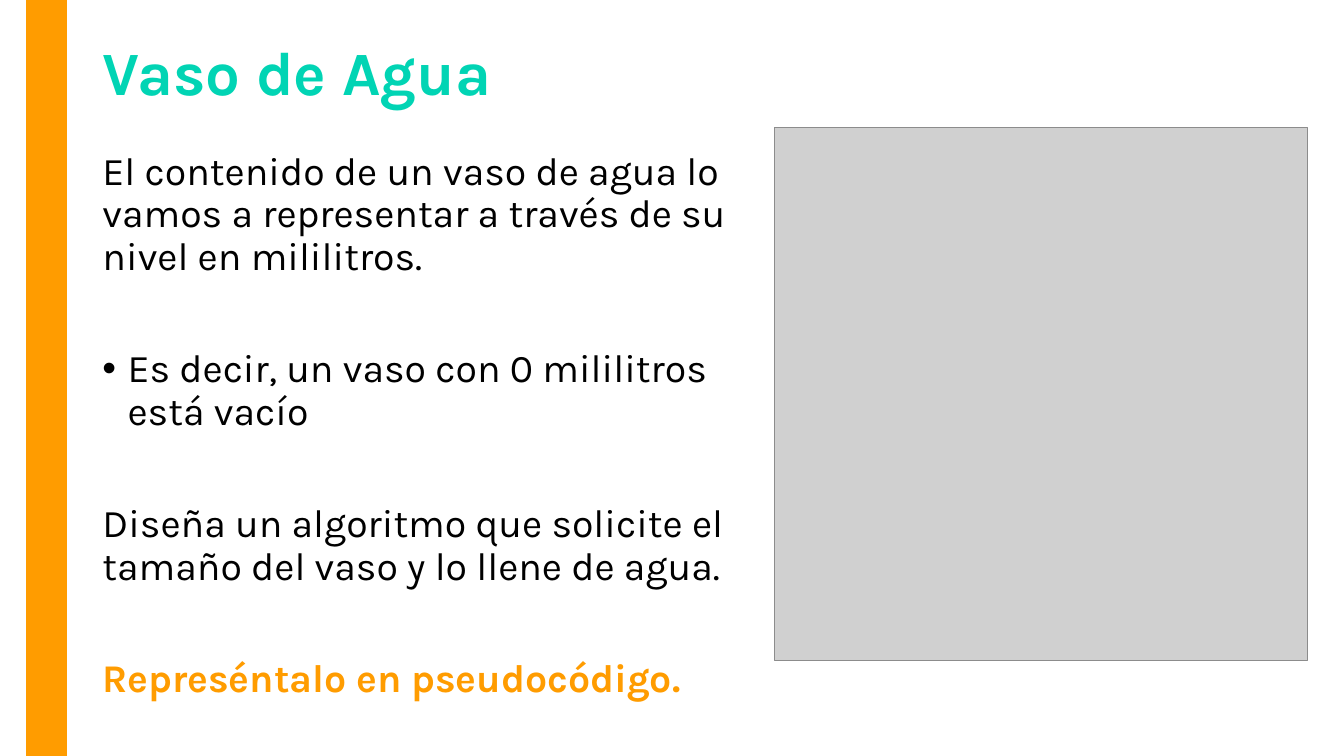
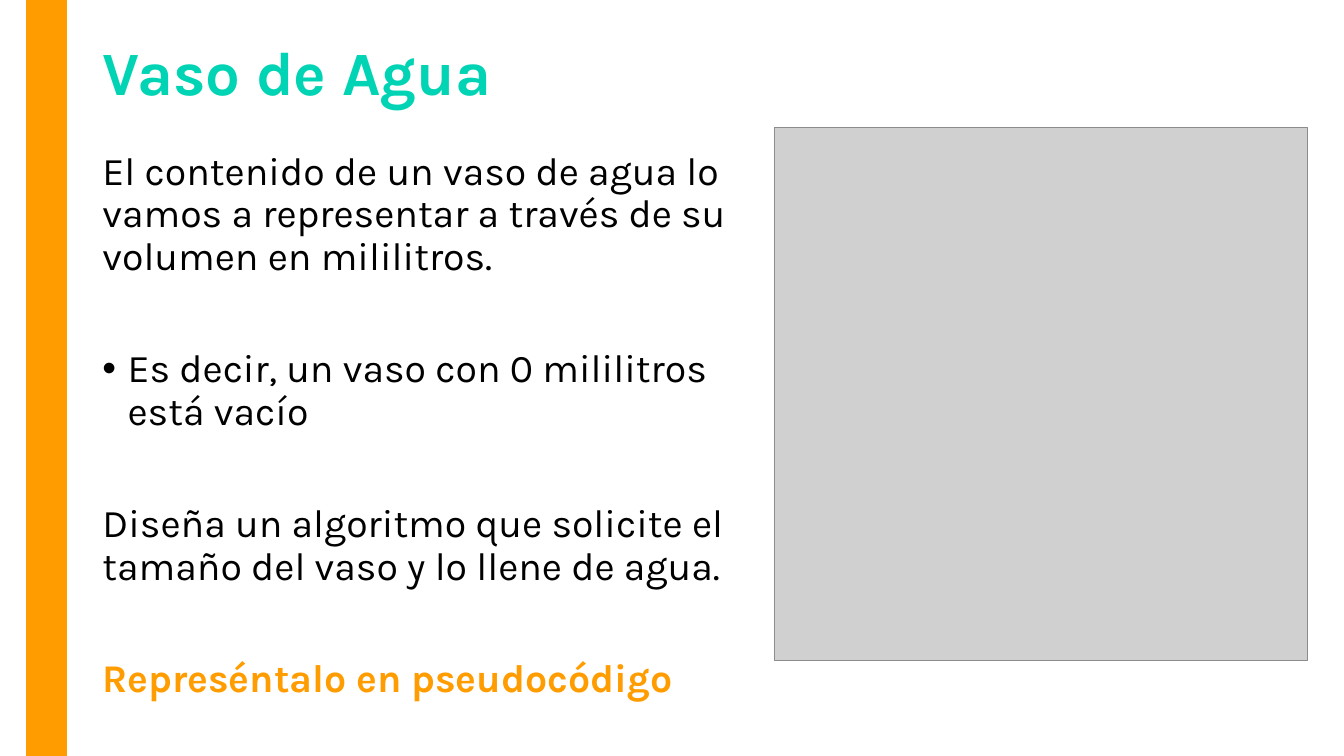
Before and after one commit to OMardil/INFO1_MOD4-Intro-a-Java, a slide deck: slide 45 of 01 Presentacion/INFO1_MOD4-Algoritmos_y_Diagramas.pptx (slide 43 before the commit). Drawn at 1344x756 pixels with LibreOffice and Linux fonts; fonts in the diff are those of the drawing; grey boxes stand for pictures. Boxes give left, top, right and bottom in pixels: in the first picture for what was removed or moved away, otherwise in the second. Text is boxed around its words. In the diff, an @@ line names an element or a change of style, - is before the commit and + after.

```diff
--- a/01 Presentacion/INFO1_MOD4-Algoritmos_y_Diagramas.pptx
+++ b/01 Presentacion/INFO1_MOD4-Algoritmos_y_Diagramas.pptx
@@ text at [102, 158, 725, 271]: text changed @@
-El contenido de un vaso de agua lo vamos a representar a través de su nivel en mililitros.
+El contenido de un vaso de agua lo vamos a representar a través de su volumen en mililitros.
@@ text at [102, 661, 672, 702]: text changed @@
-Represéntalo en pseudocódigo.
+Represéntalo en pseudocódigo
```
Also in this commit, not shown: 2 slides added, 1 slide removed.
